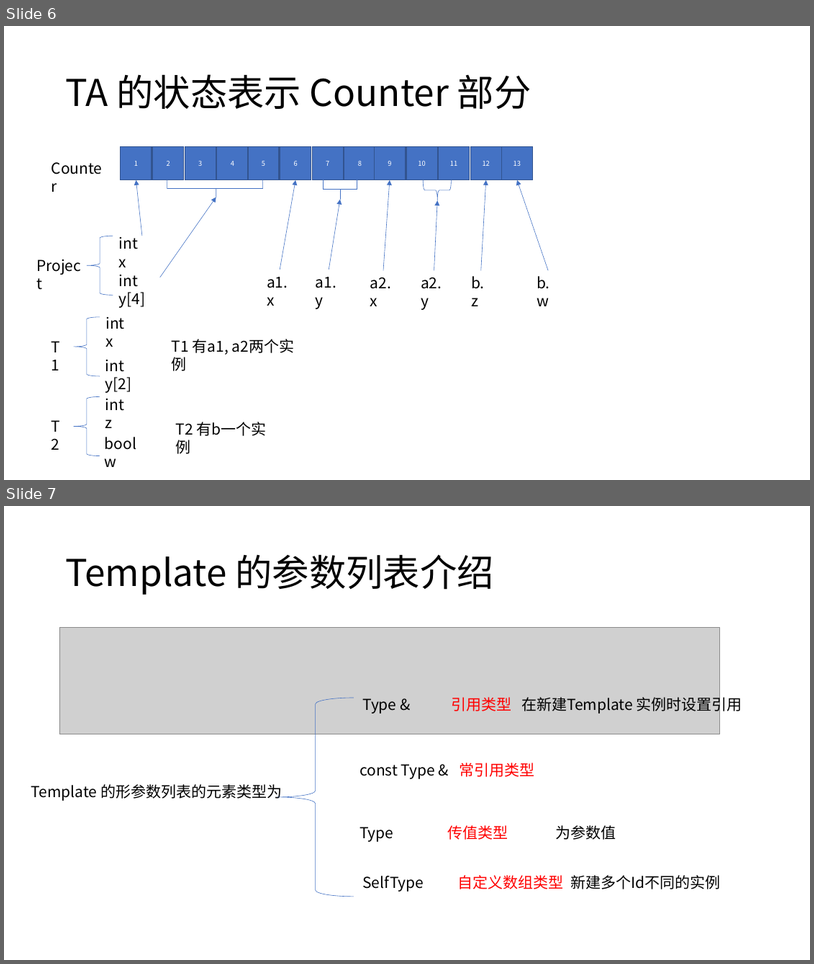
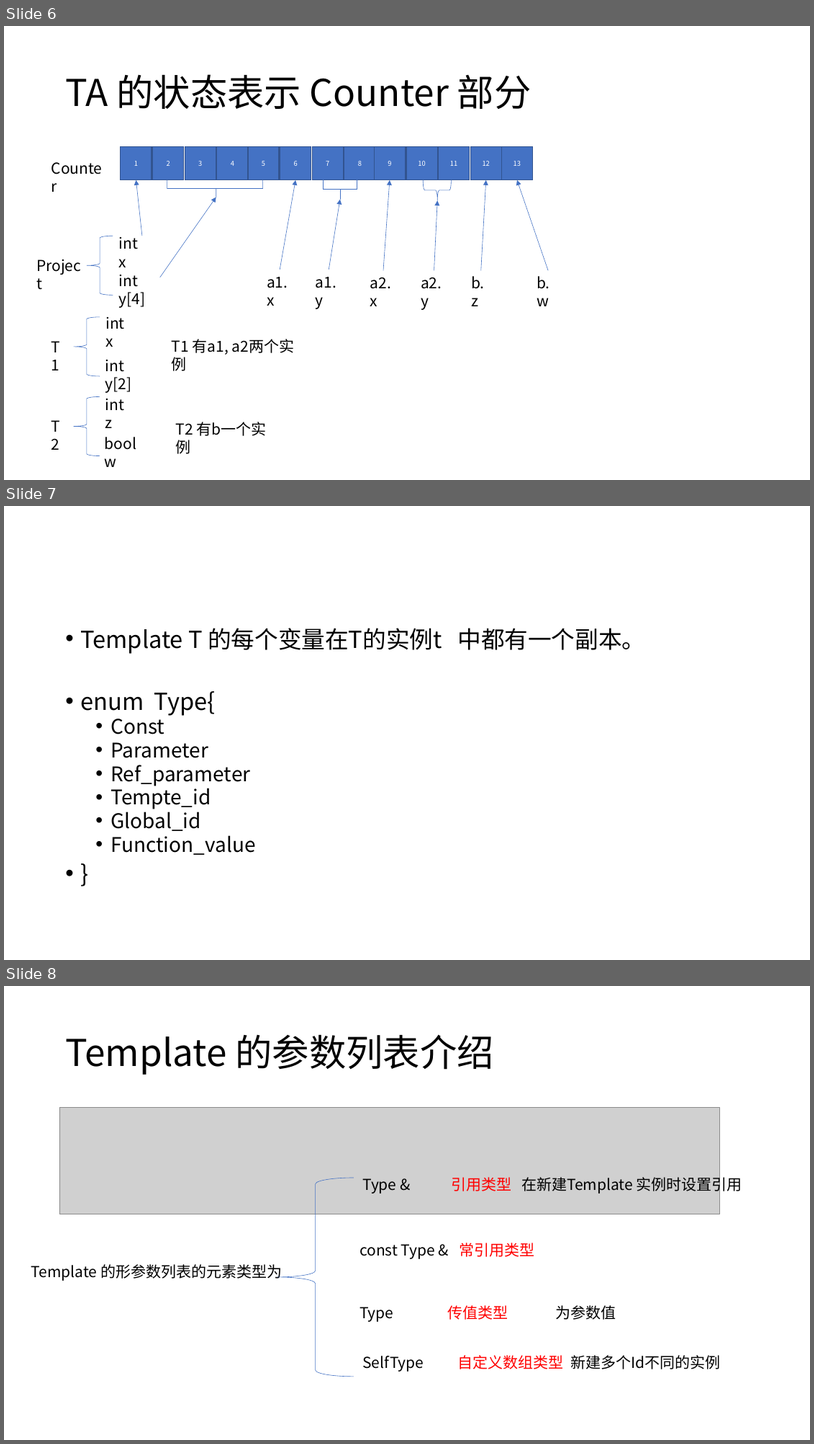
Before and after one commit to djuanbei/graphmodel, a slide deck: Graph model.pptx. Shown one above the other, each under a label of ours: slides 6 and 7 before the commit, slides 6, 7 and 8 after it. The pictures are 814x964 and 814x1444 pixels, drawn with LibreOffice and Linux fonts; fonts in the diff are those of the drawing; grey boxes stand for pictures. Boxes give left, top, right and bottom in pixels: in the first picture for what was removed or moved away, otherwise in the second. Text is boxed around its words. In the diff, an @@ line names an element or a change of style, - is before the commit and + after.

```diff
--- a/Graph model.pptx
+++ b/Graph model.pptx
@@ slide 7 added at (4,506,810,960), background #FFFFFF @@
@@ text added at (80,628,646,854), 24 pt, text #000000 @@
+• Template T 的每个变量在T的实例t 中都有一个副本。
+• enum Type{
+  • Const
+  • Parameter
+  • Ref_parameter
+  • Tempte_id
+  • Global_id
+  • Function_value
+• }
@@ what was slide 7 is now slide 8 @@
```
Also in this commit, not shown: 24 other files.
